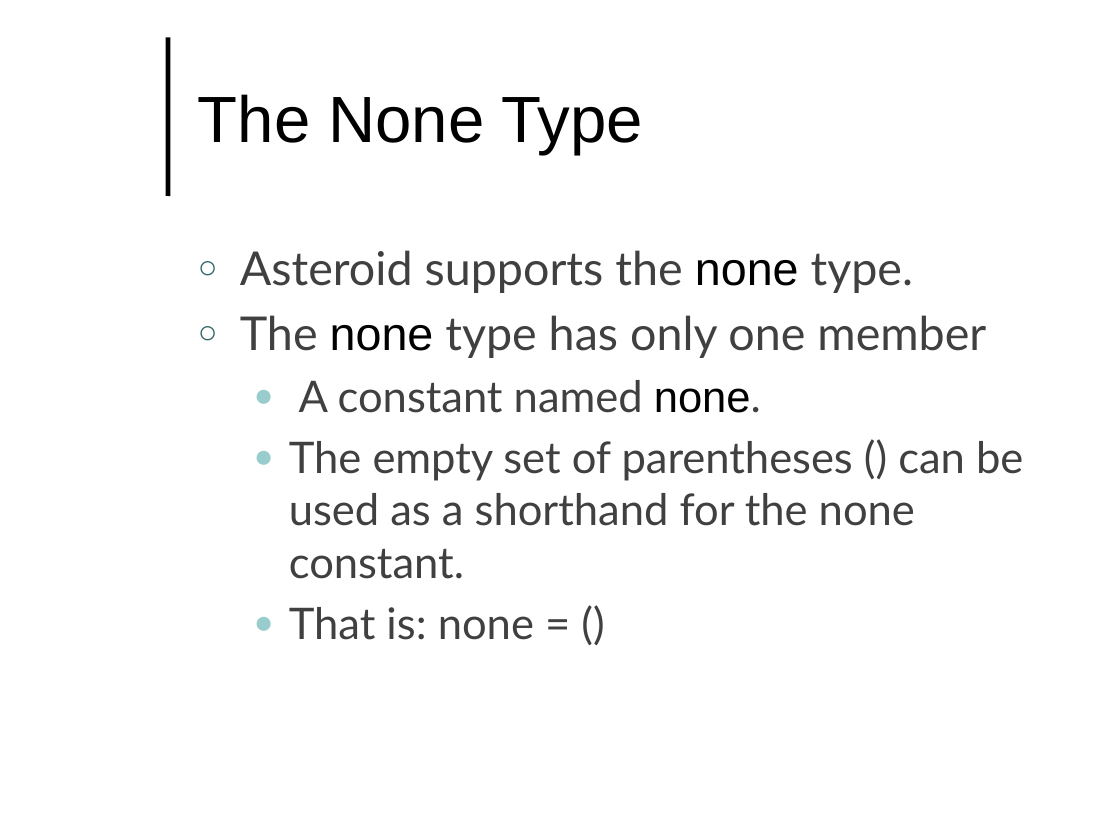
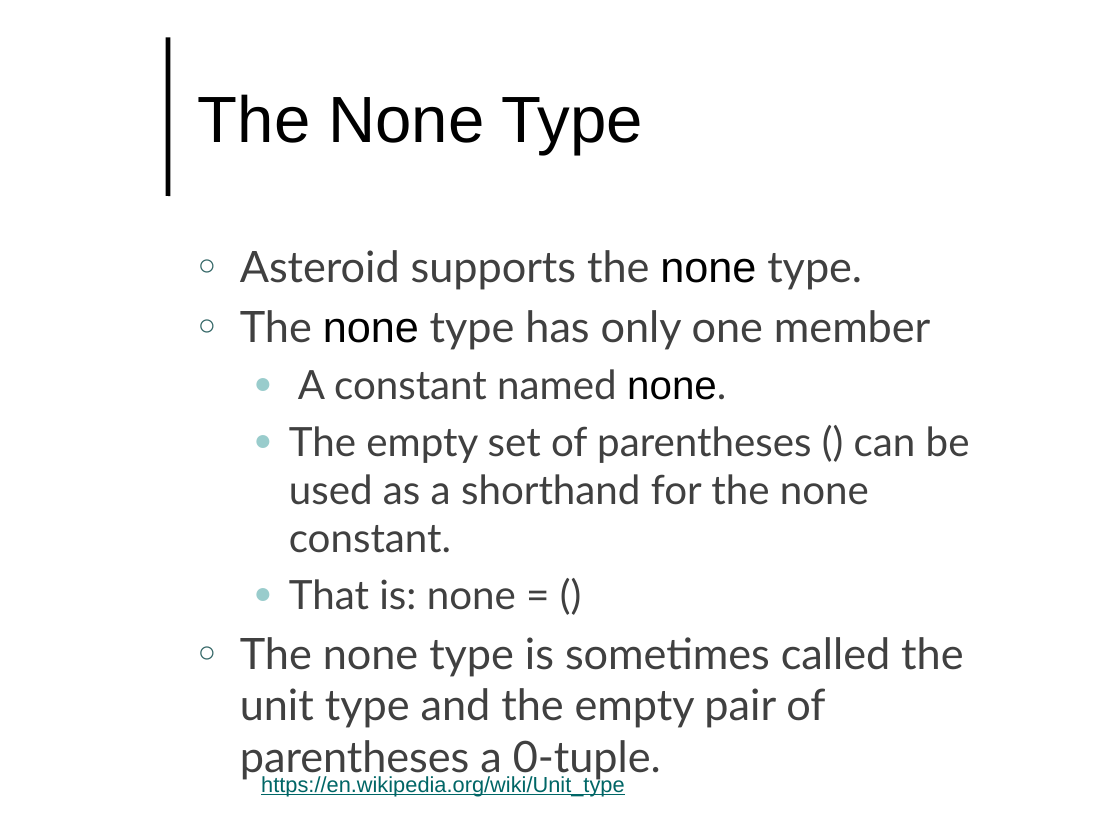
Before and after one commit to lutzhamel/CSC493, a slide deck: slide 32 of notes/csc493-ln002.pptx. Drawn at 1120x840 pixels with LibreOffice and Linux fonts; fonts in the diff are those of the drawing; background and template pictures are left out. Boxes give left, top, right and bottom in pixels: in the first picture for what was removed or moved away, otherwise in the second. Text is boxed around its words. In the diff, an @@ line names an element or a change of style, - is before the commit and + after.

```diff
--- a/notes/csc493-ln002.pptx
+++ b/notes/csc493-ln002.pptx
@@ text at (x1=240, y1=250, x2=970, y2=610): size 30 to 27.8 pt in "Asteroid supports the none type.", "The none type has only one member"; size 28 to 25.9 pt in "A constant named none.", "The empty set of parentheses () can ...", "That is: none = ()" @@
@@ text at (x1=240, y1=637, x2=963, y2=781): paragraph added @@
+○ The none type is sometimes called the unit type and the empty pair of parentheses a 0-tuple.
@@ text added at (x1=261, y1=775, x2=624, y2=797), 14 pt, text #006666, underline @@
+https://en.wikipedia.org/wiki/Unit_type
```
Also in this commit, not shown: 5 other files.
